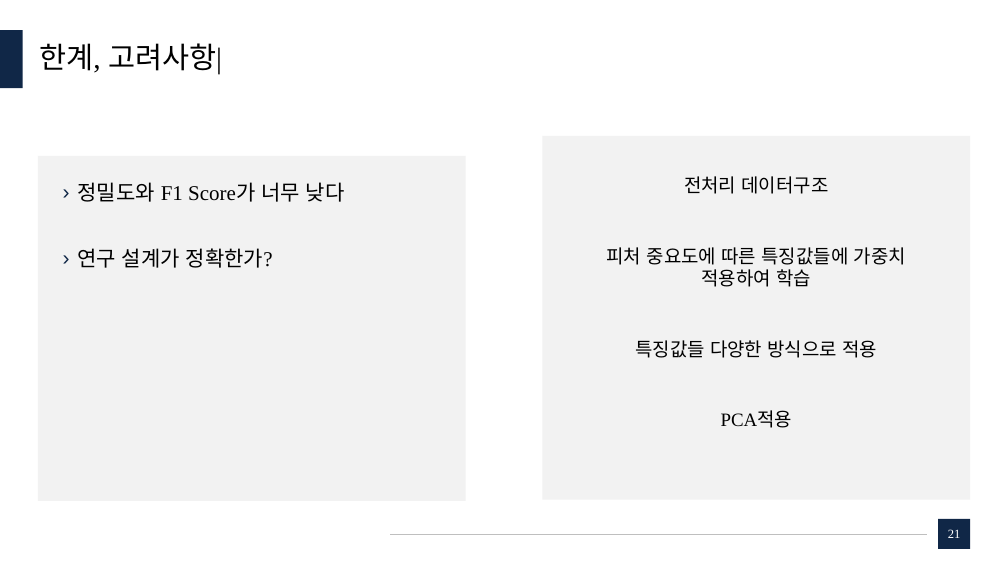
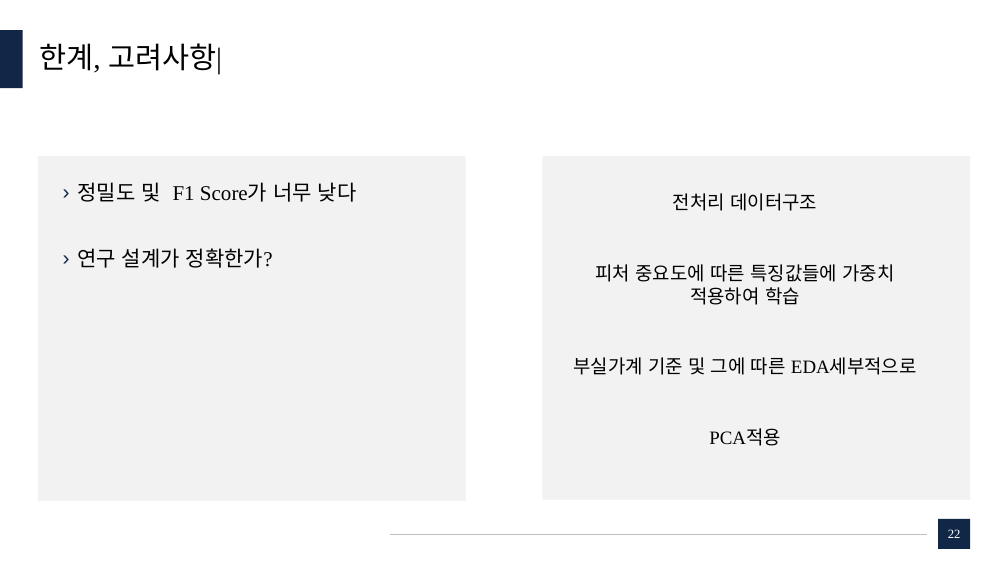
Before and after one commit to dudungE/Competition, a slide deck: slide 22 of ppt/부실가계분류모델에 관한 연구.pptx (slide 21 before the commit). Drawn at 1008x567 pixels with LibreOffice and Linux fonts; fonts in the diff are those of the drawing. Boxes give left, top, right and bottom in pixels: in the first picture for what was removed or moved away, otherwise in the second. Text is boxed around its words. In the diff, an @@ line names an element or a change of style, - is before the commit and + after.

```diff
--- a/ppt/부실가계분류모델에 관한 연구.pptx
+++ b/ppt/부실가계분류모델에 관한 연구.pptx
@@ rectangle: place and size @@
-rectangle at (542, 136, 970, 500)
+rectangle at (542, 156, 970, 500)
@@ text "전처리 데이터구조": place and size @@
-text "전처리 데이터구조" at (607, 176, 906, 428)
+text "전처리 데이터구조" at (573, 193, 917, 446)
@@ text at (77, 182, 357, 202): text changed @@
-› 정밀도와 F1 Score가 너무 낮다
+› 정밀도 및 F1 Score가 너무 낮다
@@ text at (573, 357, 917, 375): text changed @@
-특징값들 다양한 방식으로 적용
+부실가계 기준 및 그에 따른 EDA세부적으로
@@ page number at (948, 529, 961, 538): text changed @@
-21
+22
```
Also in this commit, not shown: 19 other slides changed, 7 slides added, 2 slides removed, 2 other files.
